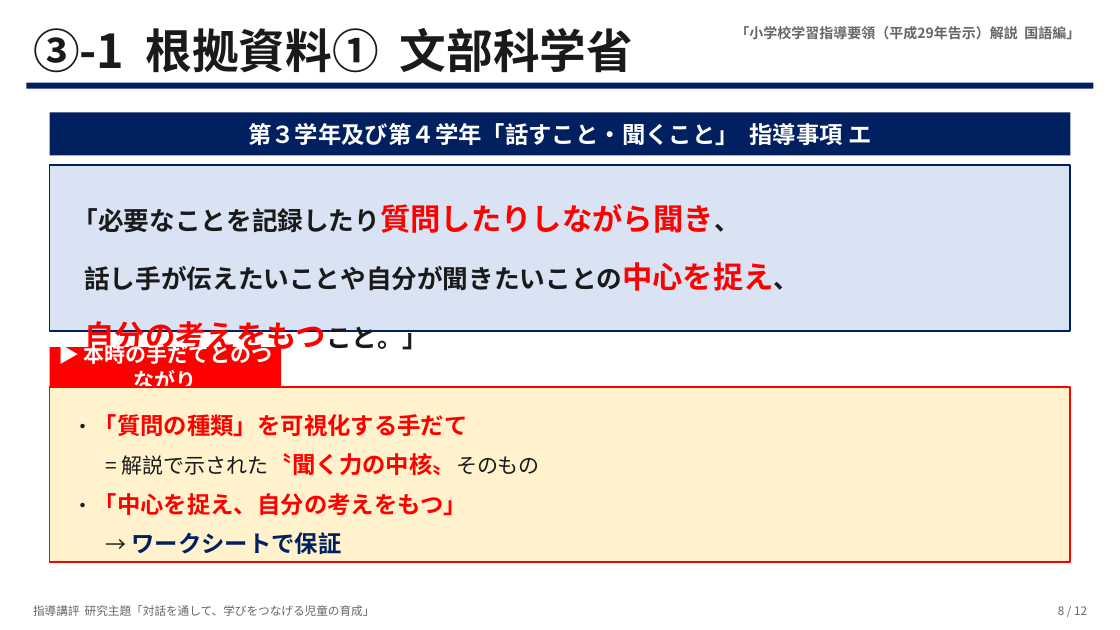
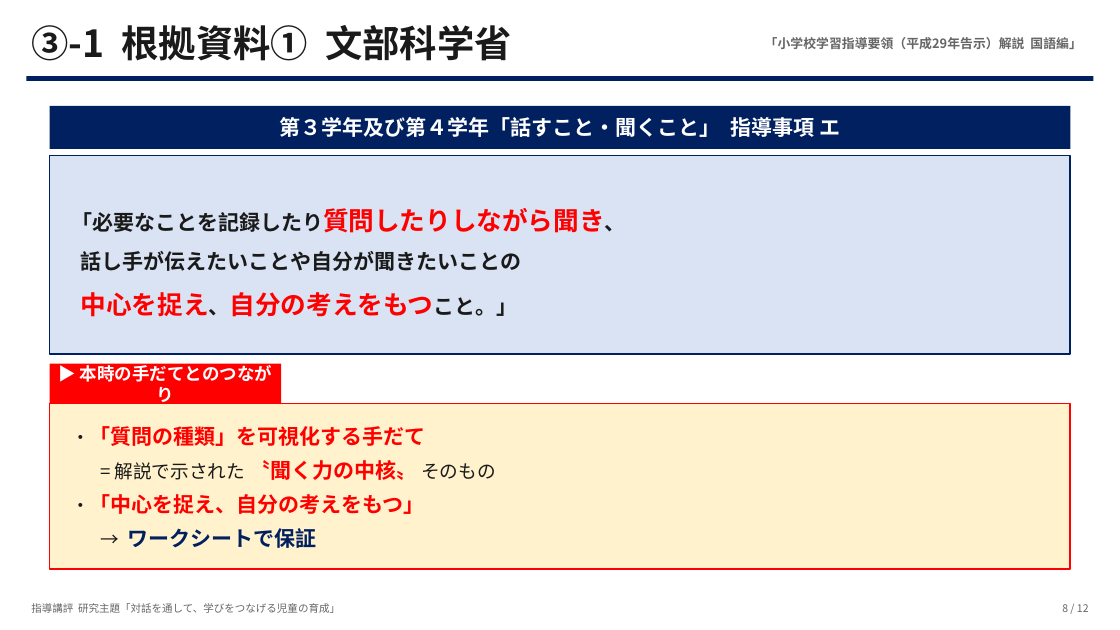
Before and after one commit to contynet730-star/con30, a slide deck: slide 8 of 指導講評_対話を通して学びをつなげる児童.pptx. Drawn at 1120x630 pixels with LibreOffice and Linux fonts; fonts in the diff are those of the drawing. Boxes give left, top, right and bottom in pixels: in the first picture for what was removed or moved away, otherwise in the second. Text is boxed around its words. In the diff, an @@ line names an element or a change of style, - is before the commit and + after.

```diff
--- a/指導講評_対話を通して学びをつなげる児童.pptx
+++ b/指導講評_対話を通して学びをつなげる児童.pptx
@@ text "③-1 根拠資料① 文部科学省" at (x1=31, y1=25, x2=512, y2=61): size 40 to 32 pt @@
@@ text "「小学校学習指導要領（平成29年告示）解説 国語編」" moved from (x1=735, y1=26, x2=1080, y2=40) to (x1=765, y1=37, x2=1082, y2=49) @@
@@ text "「小学校学習指導要領（平成29年告示）解説 国語編」" at (x1=765, y1=37, x2=1082, y2=49): size 12 to 11 pt @@
@@ 2 rectangles, 1 text moved together from (x1=26, y1=82, x2=1093, y2=155) to (x1=26, y1=76, x2=1093, y2=149) @@
@@ text "第３学年及び第４学年「話すこと・聞くこと」 指導事項 エ" at (x1=280, y1=117, x2=840, y2=137): size 20 to 18 pt @@
@@ rectangle resized from (x1=50, y1=166, x2=1070, y2=331) to (x1=50, y1=155, x2=1070, y2=354) @@
@@ text "「必要なことを記録したり質問したりしながら聞き、" at (x1=71, y1=208, x2=626, y2=317): vertical alignment top to middle @@
@@ text at (x1=71, y1=208, x2=626, y2=233): size 22 to 18 pt, size 26 to 22 pt in "「必要なことを記録したり質問したりしながら聞き、"; line spacing 1.6 to 1.5 @@
@@ text at (x1=81, y1=251, x2=522, y2=317): text changed; size 22 to 18 pt @@
-話し手が伝えたいことや自分が聞きたいことの中心を捉え、
-自分の考えをもつこと。」
+話し手が伝えたいことや自分が聞きたいことの
+中心を捉え、自分の考えをもつこと。」
@@ text "▶ 本時の手だてとのつながり" moved from (x1=84, y1=341, x2=273, y2=393) to (x1=80, y1=362, x2=272, y2=406) @@
@@ rectangle moved from (x1=50, y1=347, x2=281, y2=386) to (x1=50, y1=364, x2=281, y2=403) @@
@@ text "▶ 本時の手だてとのつながり" at (x1=80, y1=362, x2=272, y2=406): size 18 to 15 pt @@
@@ rectangle resized from (x1=50, y1=387, x2=1070, y2=563) to (x1=50, y1=403, x2=1070, y2=569) @@
@@ text "・「質問の種類」を可視化する手だて" moved from (x1=73, y1=414, x2=540, y2=554) to (x1=71, y1=426, x2=495, y2=548) @@
@@ text at (x1=71, y1=426, x2=426, y2=548): size 18 to 16 pt in "・「質問の種類」を可視化する手だて", "・「中心を捉え、自分の考えをもつ」", "→"; size 20 to 18 pt in "・「質問の種類」を可視化する手だて", "・「中心を捉え、自分の考えをもつ」", "ワークシートで保証"; line spacing 1.4 to 1.35 @@
@@ text at (x1=115, y1=460, x2=495, y2=480): text changed; size 18 to 16 pt @@
-= 解説で示された〝聞く力の中核〟そのもの
+= 解説で示された 〝聞く力の中核〟 そのもの
@@ text "指導講評 研究主題「対話を通して、学びをつなげる児童の育成」" at (x1=31, y1=603, x2=340, y2=613): size 10 to 9 pt @@
@@ text "8 / 12" at (x1=1062, y1=604, x2=1089, y2=612): size 10 to 9 pt @@
```
Also in this commit, not shown: 11 other slides changed.
